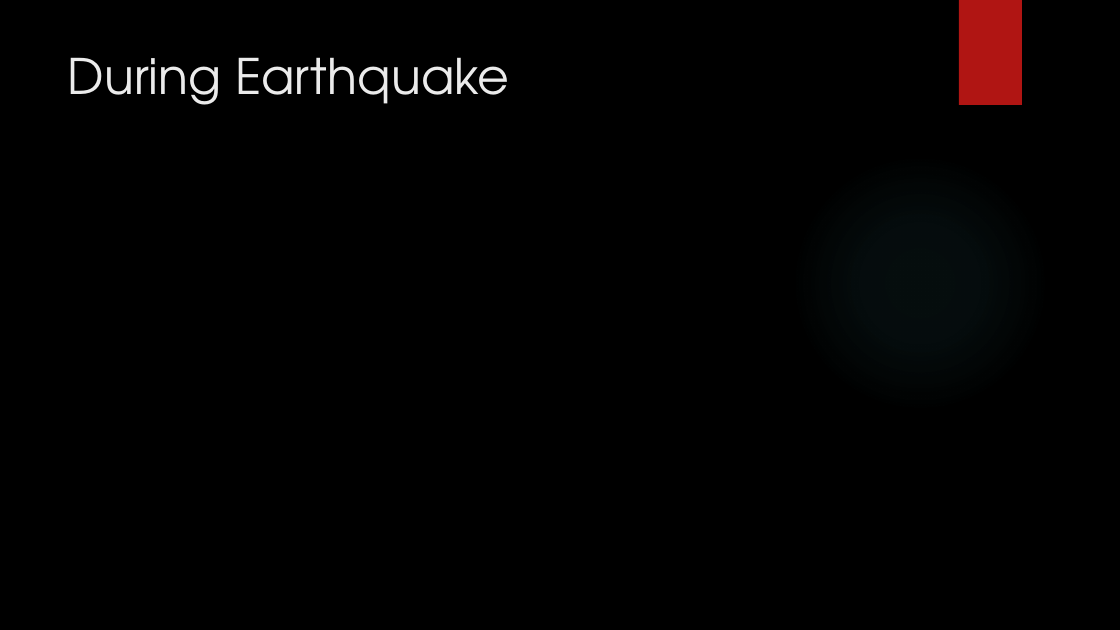
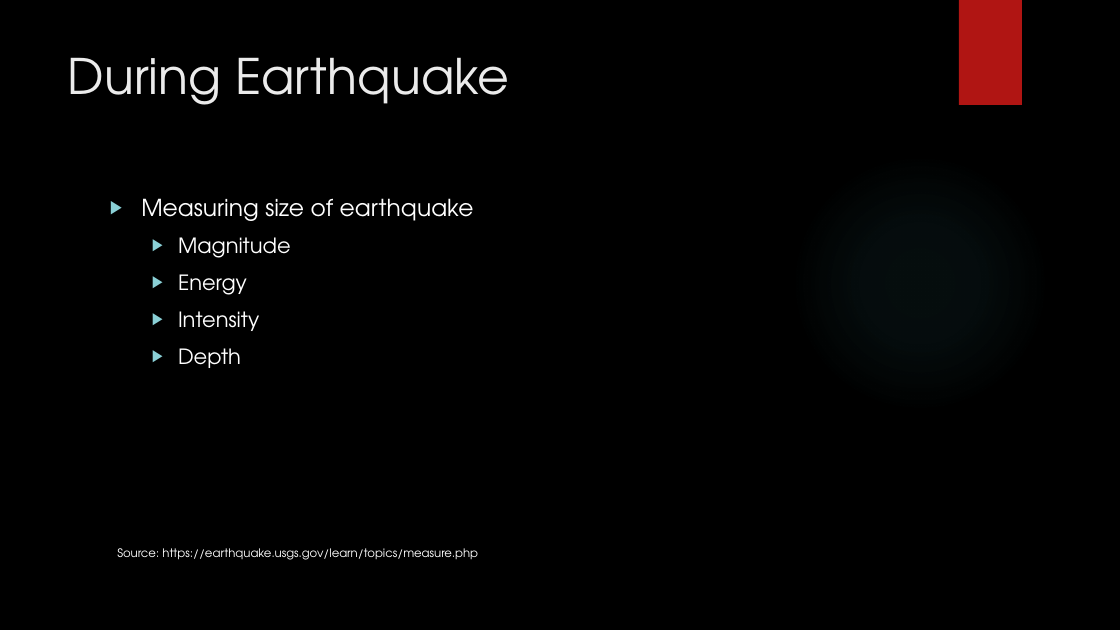
Before and after one commit to tenzin/semester1, a slide deck: slide 6 of PPIT/OralPresentation.pptx (slide 4 before the commit). Drawn at 1120x630 pixels with LibreOffice and Linux fonts; fonts in the diff are those of the drawing; background and template pictures are left out. Boxes give left, top, right and bottom in pixels: in the first picture for what was removed or moved away, otherwise in the second. Text is boxed around its words. In the diff, an @@ line names an element or a change of style, - is before the commit and + after.

```diff
--- a/PPIT/OralPresentation.pptx
+++ b/PPIT/OralPresentation.pptx
@@ text added at (141,198,474,368), 18 pt, text #FFFFFF @@
+▶ Measuring size of earthquake
+  ▶ Magnitude
+  ▶ Energy
+  ▶ Intensity
+  ▶ Depth
@@ text added at (117,548,478,560), 10 pt, text #FFFFFF @@
+Source: https://earthquake.usgs.gov/learn/topics/measure.php
```
Also in this commit, not shown: 1 other slide changed, 3 slides added.
